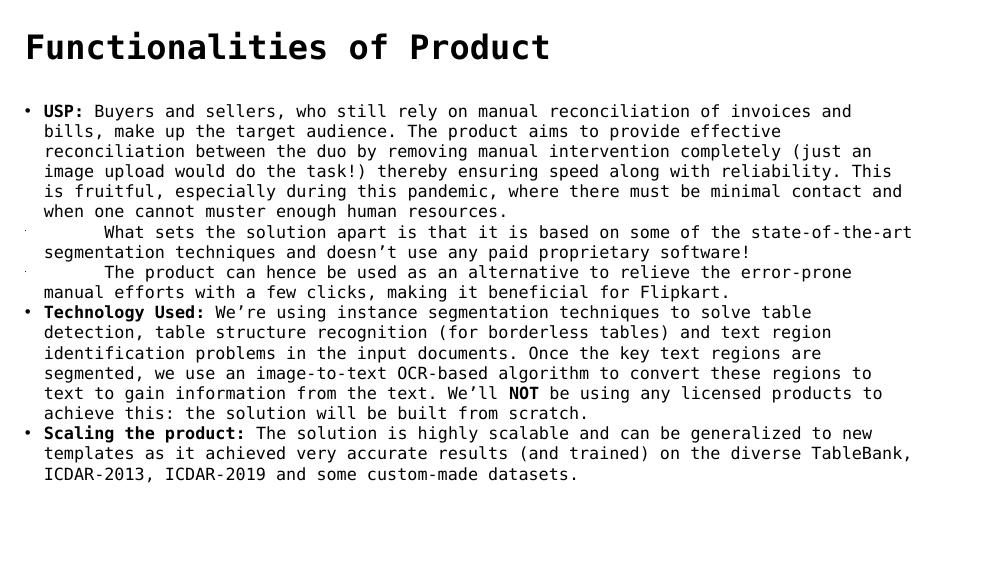
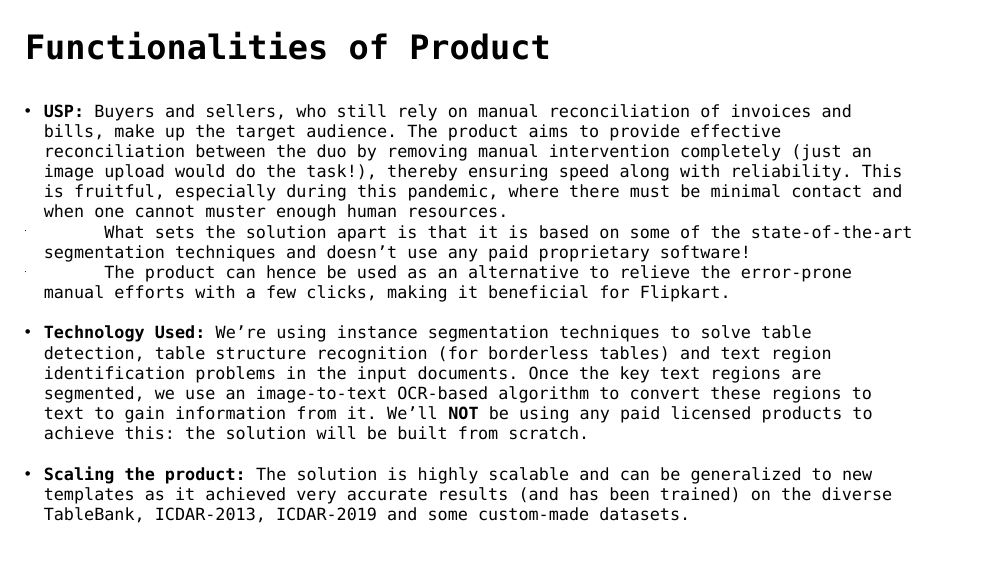
Before and after one commit to deepeshhada/flipkart-grid-table-extraction, a slide deck: slide 3 of Level 2/GRiD_ Electronic Invoicing using Image Processing_TwoAndAHalfMen_IISc.pptx. Drawn at 1008x567 pixels with LibreOffice and Linux fonts; fonts in the diff are those of the drawing; background and template pictures are left out. Boxes give left, top, right and bottom in pixels: in the first picture for what was removed or moved away, otherwise in the second. Text is boxed around its words. In the diff, an @@ line names an element or a change of style, - is before the commit and + after.

Commit message:
modified ppt

```diff
--- a/Level 2/GRiD_ Electronic Invoicing using Image Processing_TwoAndAHalfMen_IISc.pptx
+++ b/Level 2/GRiD_ Electronic Invoicing using Image Processing_TwoAndAHalfMen_IISc.pptx
@@ text at (44, 104, 902, 221): text changed @@
-• USP: Buyers and sellers, who still rely on manual reconciliation of invoices and bills, make up the target audience. The product aims to provide effective reconciliation between the duo by removing manual intervention completely (just an image upload would do the task!) thereby ensuring speed along with reliability. This is fruitful, especially during this pandemic, where there must be minimal contact and when one cannot muster enough human resources.
+• USP: Buyers and sellers, who still rely on manual reconciliation of invoices and bills, make up the target audience. The product aims to provide effective reconciliation between the duo by removing manual intervention completely (just an image upload would do the task!), thereby ensuring speed along with reliability. This is fruitful, especially during this pandemic, where there must be minimal contact and when one cannot muster enough human resources.
@@ text at (44, 325, 893, 523): text changed @@
-            • Technology Used: We’re using instance segmentation techniques to solve table detection, table structure recognition (for borderless tables) and text region identification problems in the input documents. Once the key text regions are segmented, we use an image-to-text OCR-based algorithm to convert these regions to text to gain information from the text. We’ll NOT be using any licensed products to achieve this: the solution will be built from scratch.
-            • Scaling the product: The solution is highly scalable and can be generalized to new templates as it achieved very accurate results (and trained) on the diverse TableBank, ICDAR-2013, ICDAR-2019 and some custom-made datasets.
+            • Technology Used: We’re using instance segmentation techniques to solve table detection, table structure recognition (for borderless tables) and text region identification problems in the input documents. Once the key text regions are segmented, we use an image-to-text OCR-based algorithm to convert these regions to text to gain information from it. We’ll NOT be using any paid licensed products to achieve this: the solution will be built from scratch.
+            • Scaling the product: The solution is highly scalable and can be generalized to new templates as it achieved very accurate results (and has been trained) on the diverse TableBank, ICDAR-2013, ICDAR-2019 and some custom-made datasets.
```
Also in this commit, not shown: 4 other slides changed, 5 slides added, 5 slides removed, 3 other files.
